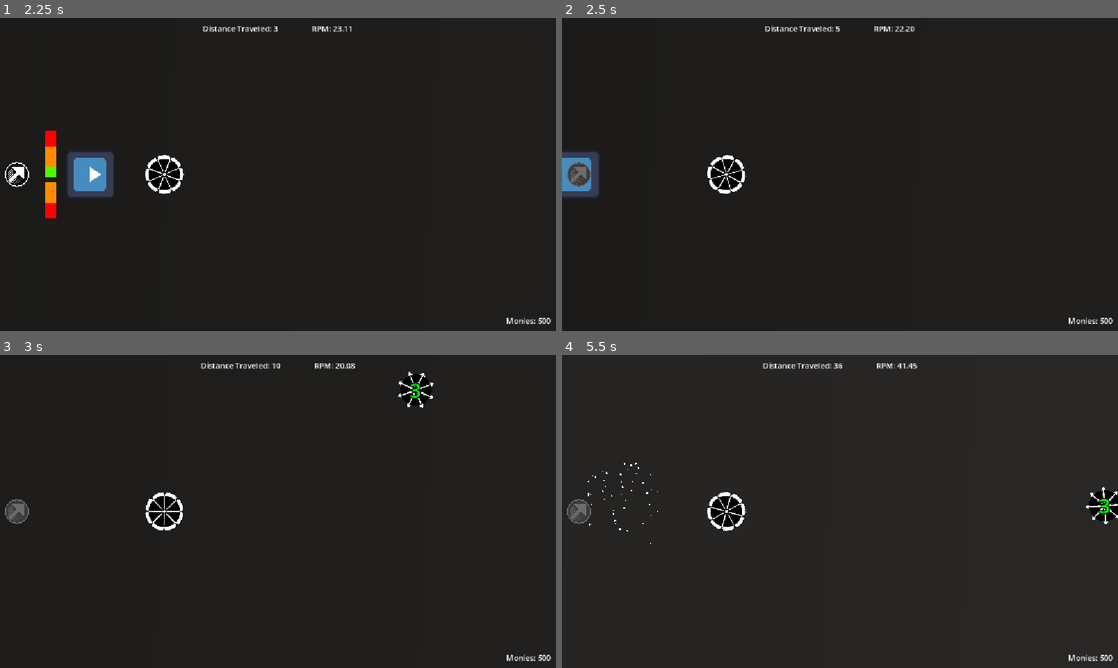
Above: before the commit, frames 1-4 (two rows, left to right).
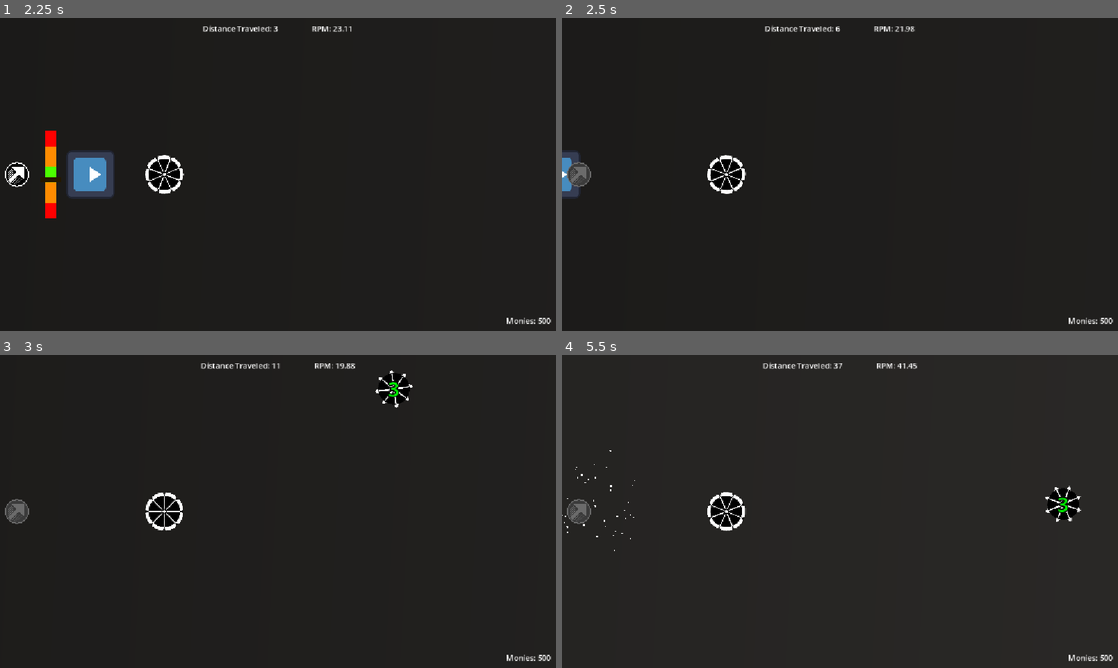
Above: after the commit, the same moments.

Repository: ryder-james/AVerySeriousGameJam
Game: Godot game, scene res://ui/main_menu.tscn
Same seed, same stepped clock (60 frames per second), same inputs: the game is played once before the commit and once after it. The engine's default icon, where the game draws it, is replaced by a stand-in: a white triangle on a blue panel in a dark square.
Inputs:
- Up to frame 1 (2.25 s): click "Start" at 0.5 s; tap Enter at 1.25 s; hold Space (launch) 1.28-2.03 s; tap A (ccw) at 2.1 s
- Up to frame 2 (2.5 s): tap Space (launch) at 2.3 s
- Up to frame 3 (3 s): hold D (cw) from 2.78 s (still down)
- Up to frame 4 (5.5 s): tap Space (launch) at 3.05, 3.6, 5.3 s; release D (cw) at 3.53 s; hold Space (launch) 4.28-5.03 s; tap A (ccw) at 5.1 s

Frame 1 is identical in both runs. In frame 2, 0.7% of the frame differs, in the area x 0-64%, y 2-58%; in frame 3, 0.9%; in frame 4, 1.3%, in the area x 0-100%, y 2-63%.

Commit message:
feat: Add instant vs held dash

Diff:
--- a/beyblade/beyblade.gd
+++ b/beyblade/beyblade.gd
@@ -4,6 +4,7 @@
 
 signal die
 signal dash_start
+signal dash_instant
 signal dash_end
 signal dash_recharge
 
@@ -11,6 +12,7 @@
 const DASH_RIGHT := deg_to_rad(0.0)
 const DASH_DOWN := deg_to_rad(45.0)
 const DASH_UP := -DASH_DOWN
+const DASH_HOLD_THRESHOLD := 0.1
 
 @export var max_speed: float = 1000.0
 @export var max_launch_power: float = 800.0
@@ -22,6 +24,7 @@
 var max_dash_charges: int = 1
 var is_dashing := false
 var dash_duration := 0.0
+var _dash_held_duration := 0.0
 var _preferred_dash_angle := DASH_RIGHT
 var _dash_tween: Tween = null
 
@@ -44,9 +47,13 @@
 	_dash_recharge_timer.timeout.connect(_on_dash_recharge)
 
 
-func _process(_delta: float) -> void:
+func _process(delta: float) -> void:
 	if roundi(global_position.x / 100) > Game.player_distance:
 		Game.player_distance = roundi(global_position.x / 100)
+	if is_dashing:
+		_dash_held_duration += delta
+		if _dash_held_duration >= DASH_HOLD_THRESHOLD:
+			dash_start.emit()
 
 
 func _integrate_forces(_state: PhysicsDirectBodyState2D) -> void:
@@ -75,13 +82,15 @@
 			dash_angle = DASH_DOWN
 			release_dash = true
 		if release_dash:
+			if _dash_held_duration < DASH_HOLD_THRESHOLD:
+				dash_instant.emit()
 			_release_dash(dash_angle)
 	else:
 		if dash_charges > 0 and event.is_action_pressed("launch"):
 			dash_charges -= 1
-			dash_start.emit()
 			is_dashing = true
 			dash_duration = max_dash_duration
+			_dash_held_duration = 0.0
 			_dash_tween = create_tween()
 			_dash_tween.set_ignore_time_scale(true)
 			_dash_tween.tween_property(self, "dash_duration", 0.0, max_dash_duration)
--- a/ui/dash_charges.gd
+++ b/ui/dash_charges.gd
@@ -22,6 +22,7 @@
 			child.queue_free()
 		_charges.clear()
 		_player.dash_start.disconnect(_on_dash)
+		_player.dash_instant.disconnect(_on_dash)
 		_player.dash_recharge.disconnect(_on_dash_recharged)
 	_player = new_player
 	if _player:
@@ -30,6 +31,7 @@
 			_charges.append(charge)
 			add_child(charge)
 		_player.dash_start.connect(_on_dash)
+		_player.dash_instant.connect(_on_dash)
 		_player.dash_recharge.connect(_on_dash_recharged)
 
 
--- a/ui/ui_dash_charge.gd
+++ b/ui/ui_dash_charge.gd
@@ -18,3 +18,4 @@
 		_charge_tween.stop()
 	_charge_tween = create_tween()
 	_charge_tween.tween_property(_progress, "value", 0.0, 0.1)
+	_charge_tween.set_ignore_time_scale(true)
